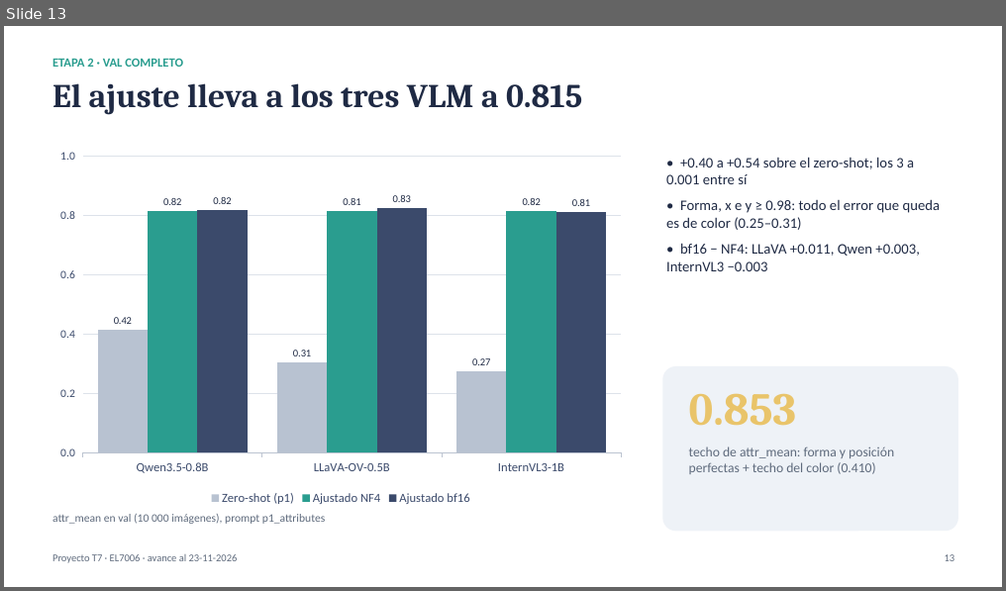
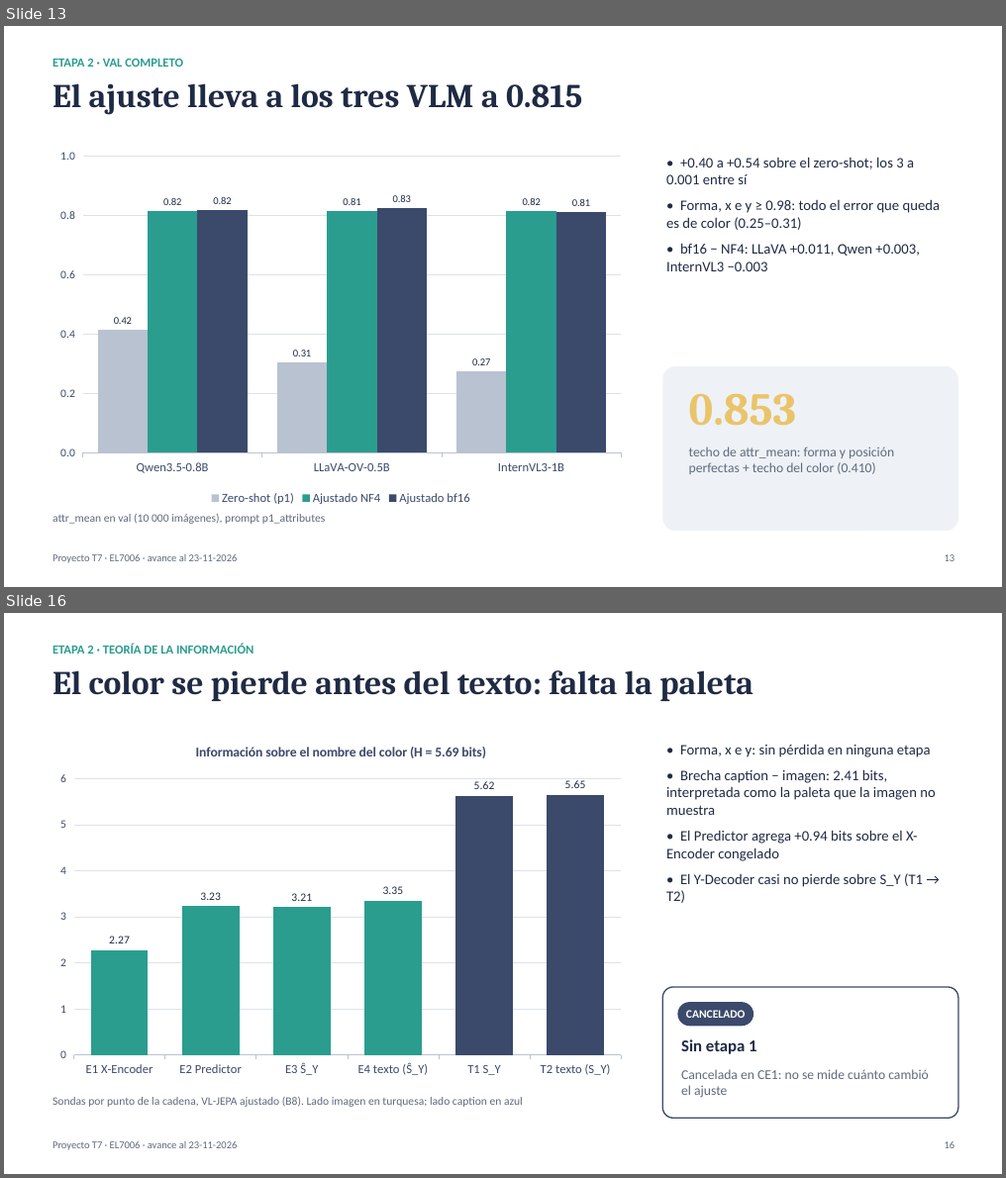
Before and after one commit to BrnoOr/Multimodal_LLM, a slide deck: docs/presentacion_avance.pptx. Shown one above the other, each under a label of ours: slide 13 before the commit, slides 13 and 16 after it; the slides between them are not shown. The pictures are 1006x591 and 1006x1178 pixels, drawn with LibreOffice and Linux fonts; fonts in the diff are those of the drawing. Boxes give left, top, right and bottom in pixels: in the first picture for what was removed or moved away, otherwise in the second. Text is boxed around its words. In the diff, an @@ line names an element or a change of style, - is before the commit and + after.

Commit message:
etapa2: VL-JEPA ajustado en val (0.807) y perdida de informacion; presentacion al dia

```diff
--- a/docs/presentacion_avance.pptx
+++ b/docs/presentacion_avance.pptx
@@ slide 16 added at (x1=4, y1=613, x2=1002, y2=1174), background #FFFFFF @@
@@ text added at (x1=53, y1=643, x2=253, y2=654), 12 pt, text #2A9D8F, bold @@
+ETAPA 2 · TEORÍA DE LA INFORMACIÓN
@@ text added at (x1=53, y1=670, x2=752, y2=701), 32 pt, text #1F2A44, bold @@
+El color se pierde antes del texto: falta la paleta
@@ column chart added at (x1=49, y1=729, x2=633, y2=1084) @@
+title "Información sobre el nombre del color (H = 5.69 bits)"
+categories: E1 X-Encoder, E2 Predictor, E3 Ŝ_Y, E4 texto (Ŝ_Y), T1 S_Y, T2 texto (S_Y)
+Series 1: 2.27, 3.23, 3.21, 3.35, 5.62, 5.65
@@ text added at (x1=666, y1=744, x2=935, y2=903), 14 pt, text #1F2A44 @@
+• Forma, x e y: sin pérdida en ninguna etapa
+• Brecha caption − imagen: 2.41 bits, interpretada como la paleta que la imagen no muestra
+• El Predictor agrega +0.94 bits sobre el X-Encoder congelado
+• El Y-Decoder casi no pierde sobre S_Y (T1 → T2)
@@ rounded rectangle added at (x1=662, y1=987, x2=958, y2=1118), fill #FFFFFF, outline #3B4A6B 1.25 pt @@
@@ rounded rectangle added at (x1=678, y1=1002, x2=753, y2=1026), fill #3B4A6B, 11 pt, text #FFFFFF, bold @@
+CANCELADO
@@ text added at (x1=681, y1=1040, x2=756, y2=1055), 16 pt, text #1F2A44, bold @@
+Sin etapa 1
@@ text added at (x1=681, y1=1069, x2=929, y2=1098), 13 pt, text #5F6B7D @@
+Cancelada en CE1: no se mide cuánto cambió el ajuste
@@ text added at (x1=53, y1=1097, x2=523, y2=1107), 11 pt, text #5F6B7D @@
+Sondas por punto de la cadena, VL-JEPA ajustado (B8). Lado imagen en turquesa; lado caption en azul
@@ text added at (x1=53, y1=1142, x2=238, y2=1151), 10 pt, text #5F6B7D @@
+Proyecto T7 · EL7006 · avance al 23-11-2026
@@ text added at (x1=944, y1=1142, x2=955, y2=1149), 10 pt, text #5F6B7D @@
+16
```
Also in this commit, not shown: 5 slides changed, 1 other slide added, 2 other files.
